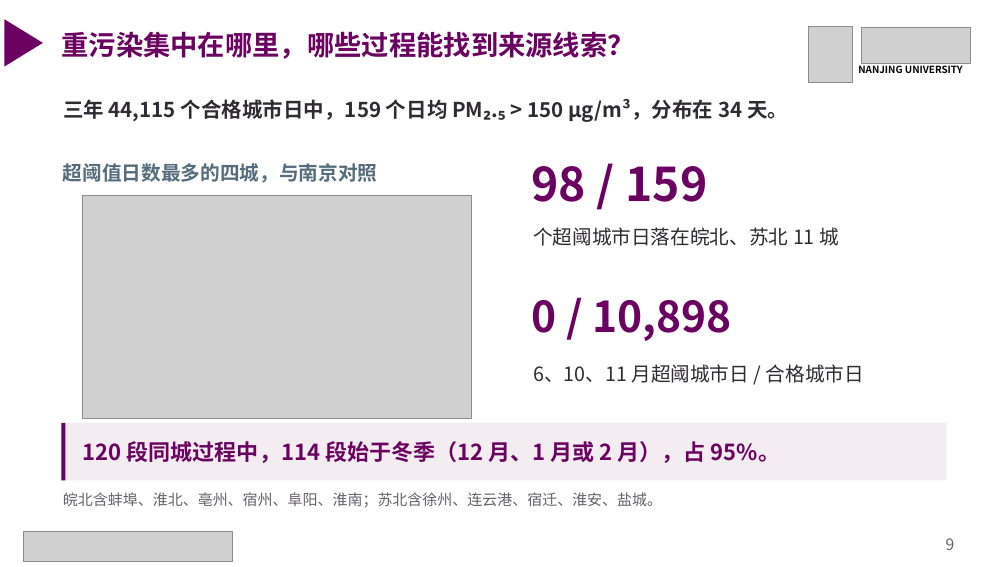
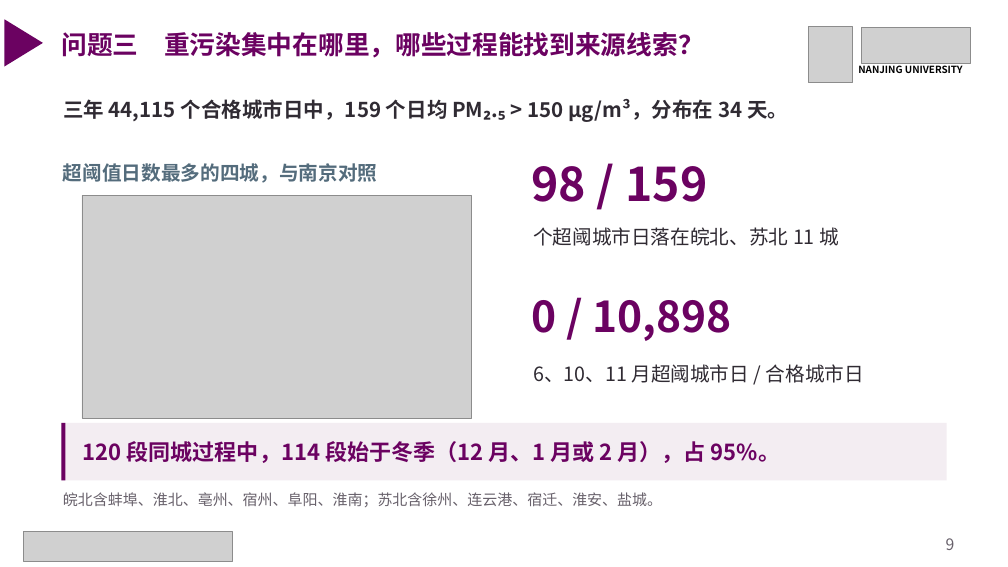
Before and after one commit to gxm-nju/china-air-pollution, a slide deck: slide 9 of docs/课堂展示.pptx. Drawn at 1008x567 pixels with LibreOffice and Linux fonts; fonts in the diff are those of the drawing; grey boxes stand for pictures. Boxes give left, top, right and bottom in pixels: in the first picture for what was removed or moved away, otherwise in the second. Text is boxed around its words. In the diff, an @@ line names an element or a change of style, - is before the commit and + after.

Commit message:
为课堂展示补全研究问题编号并精简提交材料入口

```diff
--- a/docs/课堂展示.pptx
+++ b/docs/课堂展示.pptx
@@ text at <box>61,32,704,58</box>: text changed; size 26 to 24.5 pt @@
-重污染集中在哪里，哪些过程能找到来源线索？
+问题三 重污染集中在哪里，哪些过程能找到来源线索？
```
Also in this commit, not shown: 9 other slides changed, 5 other files.
